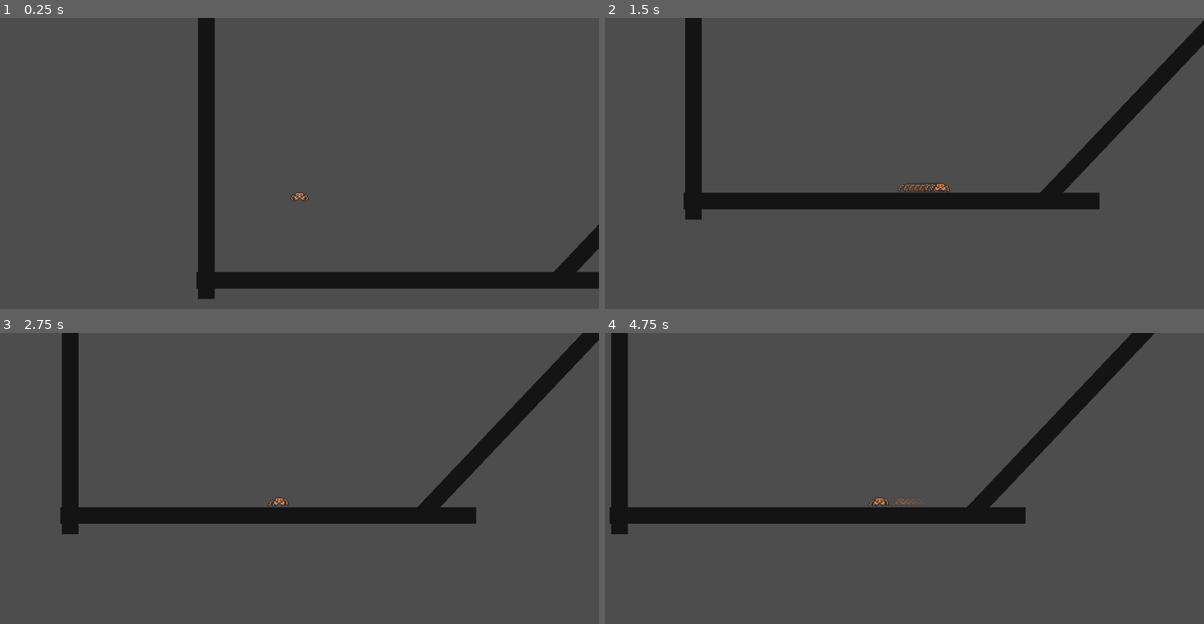
Above: before the commit, frames 1-4 (two rows, left to right).
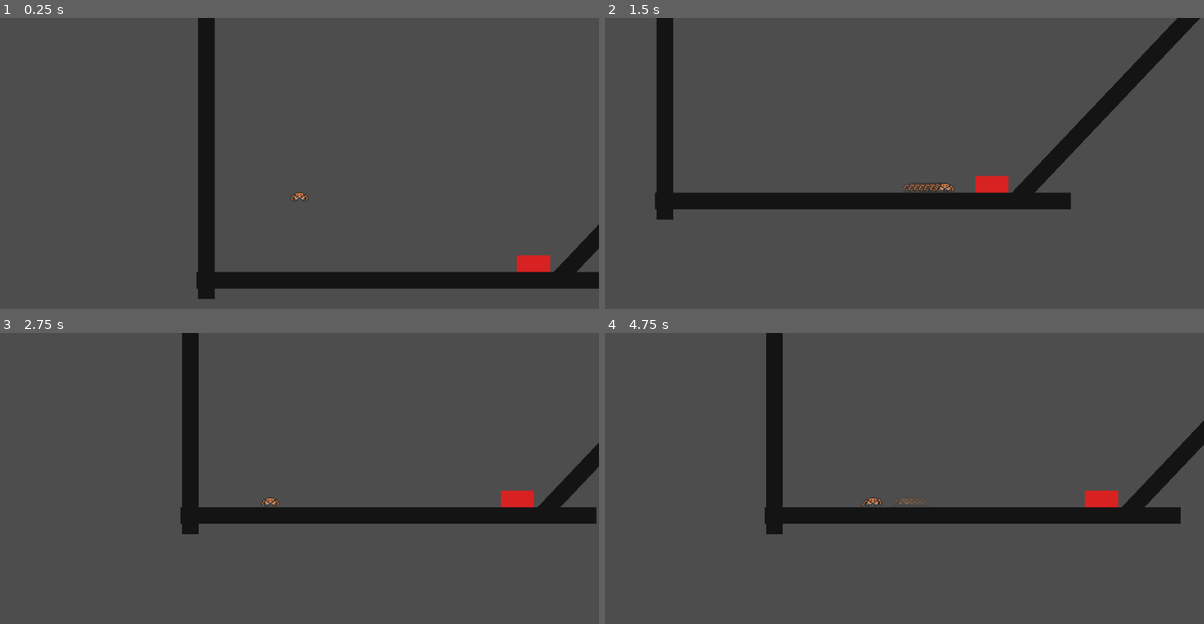
Above: after the commit, the same moments.

Repository: azeloup/crab-game
Game: Godot game, scene res://main.tscn
Two runs of this game, one before a commit and one after it. Both use one fixed random seed, a clock stepped at 60 frames per second and the inputs below.
Inputs:
- Up to frame 1 (0.25 s): no input
- Up to frame 2 (1.5 s): hold D (move_right) from 0.53 s (still down); tap Shift (dash) at 0.6, 1.35 s; tap Space (jump) at 0.77 s
- Up to frame 3 (2.75 s): tap Space (jump) at 1.52 s; release D (move_right) at 2.03 s; hold A (move_left) from 2.03 s (still down); tap Shift (dash) at 2.1 s
- Up to frame 4 (4.75 s): release A (move_left) at 2.78 s; hold D (move_right) 2.78-4.28 s; tap Shift (dash) at 2.85, 3.6, 4.35 s; tap Space (jump) at 3.02, 3.77, 4.52 s; hold A (move_left) from 4.28 s (still down)

The runs differ from the first frame. In frame 1, 0.3% of the frame differs, in the area x 86-92%, y 81-88%; in frame 2, 9.0%; in frame 3, 9.3%; in frame 4, 10%, in the area x 0-100%, y 0-70%.

Commit message:
feat: checkpoint and killzone

Diff:
--- a/crab-game/crab.gd
+++ b/crab-game/crab.gd
@@ -1,8 +1,8 @@
 extends CharacterBody2D
 
-@export var speed: float = 200.0
+@export var speed: float = 300.0
 @export var jump_velocity: float = -350.0
-@export var wall_climb_speed: float = 150.0
+@export var wall_climb_speed: float = 250.0
 @export var wall_jump_push: float = 250.0
 @export var wall_jump_up: float = 350.0
 @export var rotation_lerp_speed: float = 12.0
@@ -24,6 +24,12 @@
 var dash_timer: float = 0.0
 var dash_cd_timer: float = 0.0
 var air_dash_available: bool = true
+var respawn_position: Vector2 = Vector2.ZERO
+
+
+func _ready() -> void:
+	add_to_group("player")
+	respawn_position = global_position
 
 
 func _physics_process(delta: float) -> void:
@@ -159,3 +165,24 @@
 		sprite.play("walk")
 	else:
 		sprite.play("idle")
+
+
+func set_respawn(pos: Vector2) -> void:
+	respawn_position = pos
+
+
+func die() -> void:
+	# Réapparition au dernier point de respawn + remise à zéro de l'état
+	global_position = respawn_position
+	velocity = Vector2.ZERO
+	state = State.NORMAL
+	dash_timer = 0.0
+	dash_cd_timer = 0.0
+	stick_cooldown = 0.0
+	air_dash_available = true
+	sprite.rotation = 0.0
+
+	# Petit clignotement de réapparition
+	sprite.modulate.a = 0.2
+	var tw := create_tween()
+	tw.tween_property(sprite, "modulate:a", 1.0, 0.3)
--- /dev/null
+++ b/crab-game/hazard.gd
@@ -0,0 +1,32 @@
+extends Area2D
+
+## Obstacle mortel : tue tout corps du groupe "player" qui le touche.
+
+@export var size: Vector2 = Vector2(64, 32):
+	set(value):
+		size = value
+		_apply_size()
+
+@onready var collision: CollisionShape2D = $CollisionShape2D
+@onready var polygon: Polygon2D = $Polygon2D
+
+
+func _ready() -> void:
+	_apply_size()
+	body_entered.connect(_on_body_entered)
+
+
+func _apply_size() -> void:
+	if not is_node_ready():
+		return
+	(collision.shape as RectangleShape2D).size = size
+	var hw := size.x * 0.5
+	var hh := size.y * 0.5
+	polygon.polygon = PackedVector2Array([
+		Vector2(-hw, -hh), Vector2(hw, -hh), Vector2(hw, hh), Vector2(-hw, hh)
+	])
+
+
+func _on_body_entered(body: Node2D) -> void:
+	if body.is_in_group("player") and body.has_method("die"):
+		body.die()
--- /dev/null
+++ b/crab-game/hazard.tscn
@@ -0,0 +1,18 @@
+[gd_scene load_steps=3 format=3]
+
+[ext_resource type="Script" path="res://hazard.gd" id="1_hazard"]
+
+[sub_resource type="RectangleShape2D" id="RectangleShape2D_hazard"]
+size = Vector2(64, 32)
+
+[node name="Hazard" type="Area2D"]
+collision_layer = 0
+collision_mask = 1
+script = ExtResource("1_hazard")
+
+[node name="Polygon2D" type="Polygon2D" parent="."]
+color = Color(0.85, 0.13, 0.13, 1)
+polygon = PackedVector2Array(-32, -16, 32, -16, 32, 16, -32, 16)
+
+[node name="CollisionShape2D" type="CollisionShape2D" parent="."]
+shape = SubResource("RectangleShape2D_hazard")
--- a/crab-game/main.tscn
+++ b/crab-game/main.tscn
@@ -2,6 +2,8 @@
 
 [ext_resource type="PackedScene" uid="uid://bnuu8mtuwsnfu" path="res://crab.tscn" id="1_crab"]
 [ext_resource type="PackedScene" uid="uid://byr8m2mi85wfb" path="res://wall.tscn" id="2_wall"]
+[ext_resource type="PackedScene" path="res://hazard.tscn" id="3_hazard"]
+[ext_resource type="PackedScene" path="res://respawn_zone.tscn" id="4_respawn"]
 
 [node name="Main" type="Node2D" unique_id=358108906]
 
@@ -26,3 +28,12 @@
 [node name="Ground5" parent="." unique_id=292874313 instance=ExtResource("2_wall")]
 position = Vector2(1814, 78)
 scale = Vector2(0.99999976, 0.99999976)
+
+[node name="RespawnZone" parent="." unique_id=1419214721 instance=ExtResource("4_respawn")]
+position = Vector2(500, 460)
+
+[node name="Hazard" parent="." unique_id=822246635 instance=ExtResource("3_hazard")]
+position = Vector2(850, 481)
+
+[node name="RespawnZone2" parent="." unique_id=1307018228 instance=ExtResource("4_respawn")]
+position = Vector2(983, 331)
--- /dev/null
+++ b/crab-game/respawn_zone.gd
@@ -0,0 +1,36 @@
+extends Area2D
+
+@export var size: Vector2 = Vector2(48, 64):
+	set(value):
+		size = value
+		_apply_size()
+@export var color: Color = Color(0, 0, 0, 0):
+	set(value):
+		color = value
+		if is_node_ready():
+			polygon.color = value
+
+@onready var collision: CollisionShape2D = $CollisionShape2D
+@onready var polygon: Polygon2D = $Polygon2D
+
+
+func _ready() -> void:
+	_apply_size()
+	polygon.color = color
+	body_entered.connect(_on_body_entered)
+
+
+func _apply_size() -> void:
+	if not is_node_ready():
+		return
+	(collision.shape as RectangleShape2D).size = size
+	var hw := size.x * 0.5
+	var hh := size.y * 0.5
+	polygon.polygon = PackedVector2Array([
+		Vector2(-hw, -hh), Vector2(hw, -hh), Vector2(hw, hh), Vector2(-hw, hh)
+	])
+
+
+func _on_body_entered(body: Node2D) -> void:
+	if body.is_in_group("player") and body.has_method("set_respawn"):
+		body.set_respawn(global_position)
--- /dev/null
+++ b/crab-game/respawn_zone.tscn
@@ -0,0 +1,18 @@
+[gd_scene load_steps=3 format=3]
+
+[ext_resource type="Script" path="res://respawn_zone.gd" id="1_respawn"]
+
+[sub_resource type="RectangleShape2D" id="RectangleShape2D_respawn"]
+size = Vector2(48, 64)
+
+[node name="RespawnZone" type="Area2D"]
+collision_layer = 0
+collision_mask = 1
+script = ExtResource("1_respawn")
+
+[node name="Polygon2D" type="Polygon2D" parent="."]
+color = Color(0.2, 0.8, 0.4, 0.45)
+polygon = PackedVector2Array(-24, -32, 24, -32, 24, 32, -24, 32)
+
+[node name="CollisionShape2D" type="CollisionShape2D" parent="."]
+shape = SubResource("RectangleShape2D_respawn")
Not shown, added: crab-game/hazard.gd.uid
Not shown, added: crab-game/respawn_zone.gd.uid
